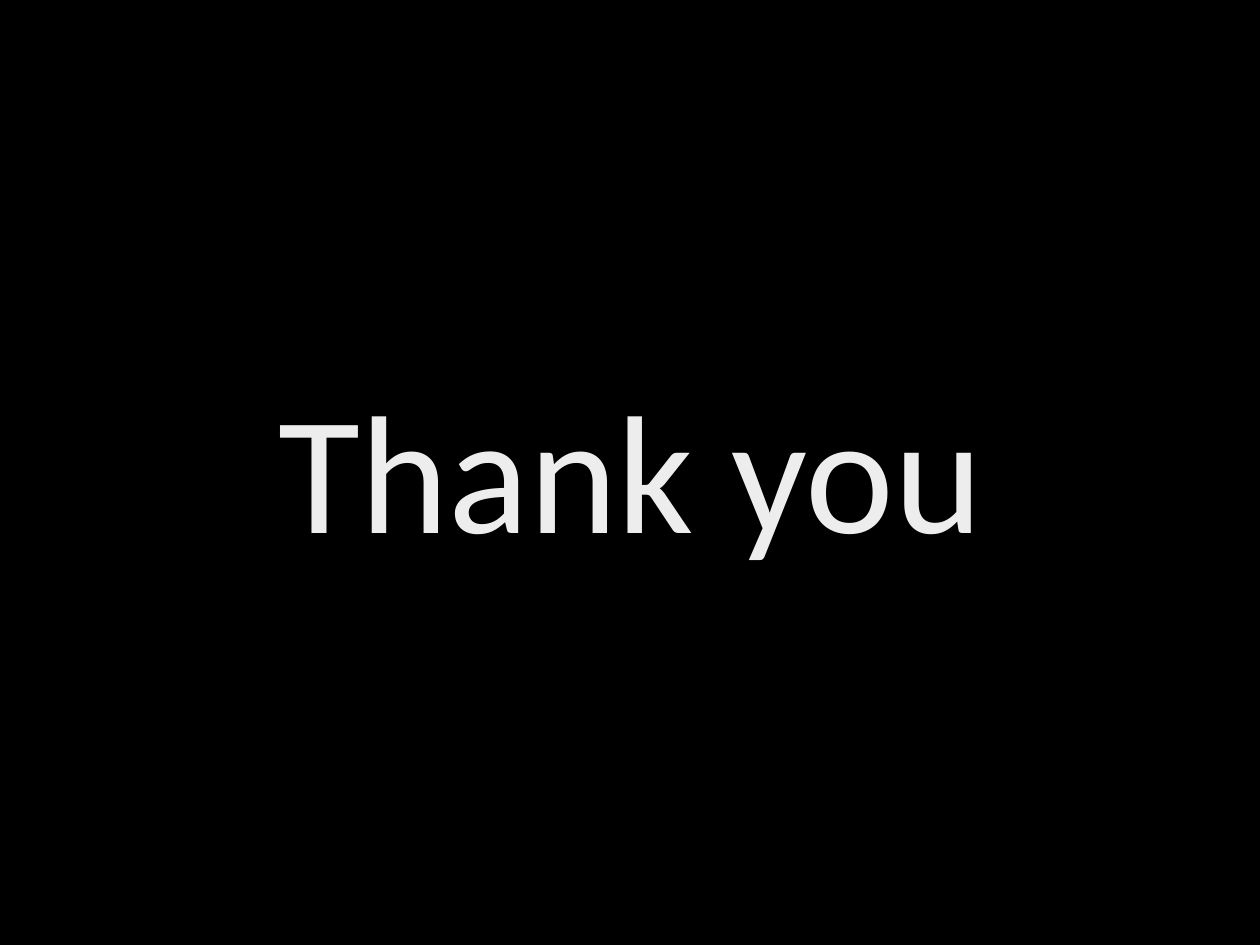
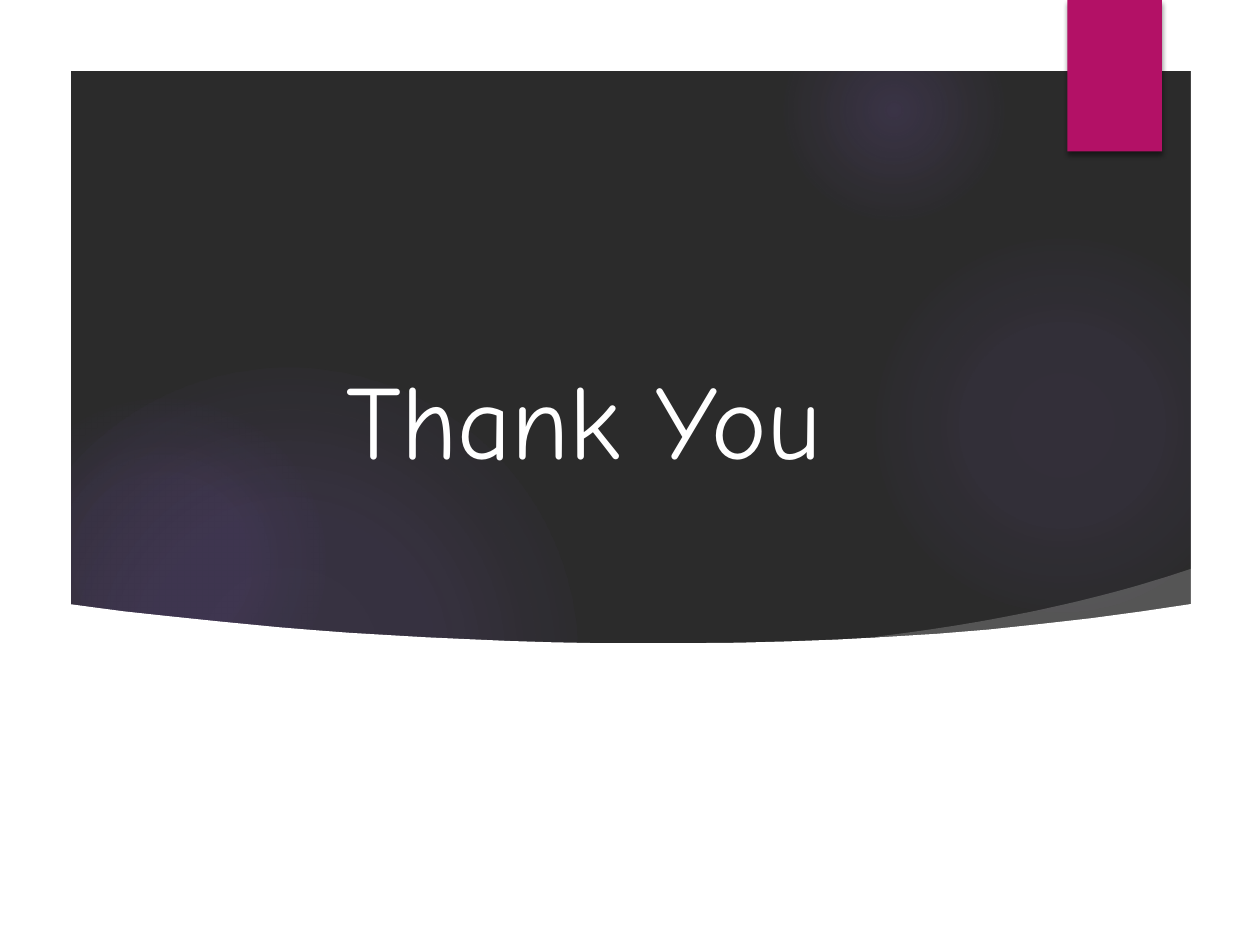
Before and after one commit to Tejakiran24/CityNavigation, a slide deck: slide 6 of PPT/City_Traffic_Navigation_System_Presentation.pptx. Drawn at 1260x945 pixels with LibreOffice and Linux fonts; fonts in the diff are those of the drawing; background and template pictures are left out; a plain dark background stands for a picture behind light text. Boxes give left, top, right and bottom in pixels: in the first picture for what was removed or moved away, otherwise in the second. Text is boxed around its words. In the diff, an @@ line names an element or a change of style, - is before the commit and + after.

```diff
--- a/PPT/City_Traffic_Navigation_System_Presentation.pptx
+++ b/PPT/City_Traffic_Navigation_System_Presentation.pptx
@@ group added at (0,0,1260,945): 5 ellipses, 3 freeform shapes @@
@@ rectangle added at (1067,0,1162,151), fill #B31166 @@
@@ title "Thank You" at (346,387,820,461): vertical alignment top to bottom @@
@@ title at (346,387,820,461): text changed; size 96 to 60 pt; font Calibri to Comic Neue; text colour gradient #BFBFBF to #EDEDED to #FFFFFF to #FFFFFF @@
-Thank you
+Thank You
```
Also in this commit, not shown: 5 slides added, 5 slides removed.
